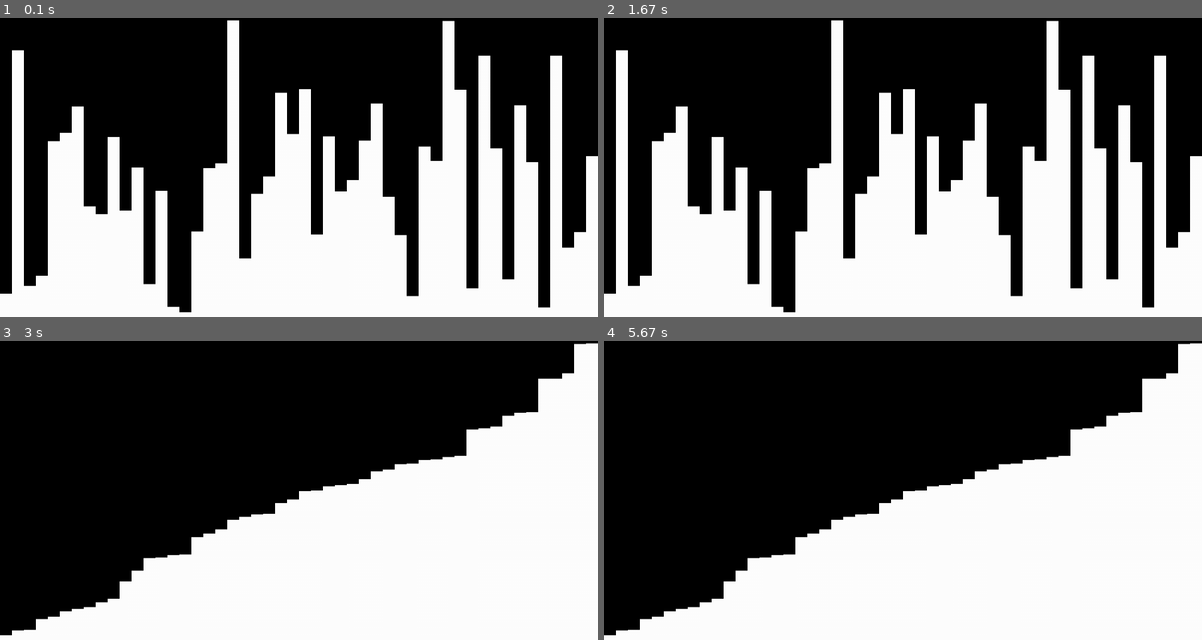
Above: before the commit, frames 1-4 (two rows, left to right).
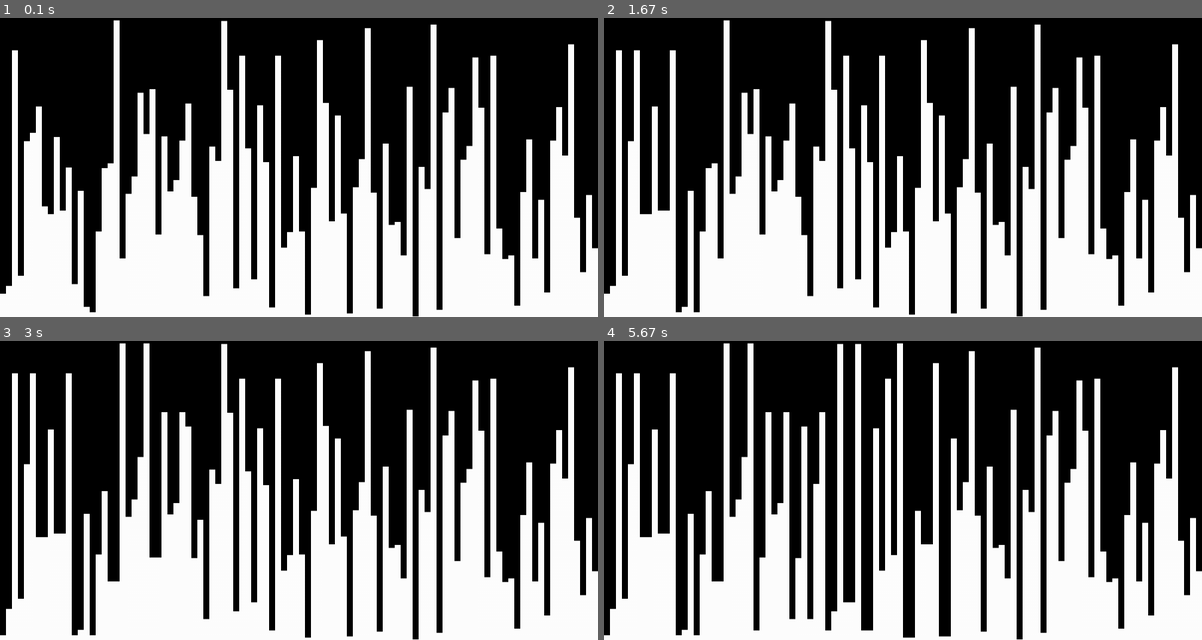
Above: after the commit, the same moments.

Repository: benwoo1110/A-List-of-Sorts
Game: pygame game, started from Algorithms/mergeSort.py
Two runs of this game, one before a commit and one after it. Both use one fixed random seed, a clock stepped at 60 frames per second and the inputs below.
Inputs:
- Up to frame 1 (0.1 s): no input
- Up to frame 2 (1.67 s): no input
- Up to frame 3 (3 s): no input
- Up to frame 4 (5.67 s): no input

The runs differ from the first frame. In frame 1, 30% of the frame differs, in the area x 1-100%, y 0-100%; in frame 2, 31%; in frame 3, 32%; in frame 4, 34%.

Commit message:
update mergesort animation

Diff:
--- a/Algorithms/mergeSort.py
+++ b/Algorithms/mergeSort.py
@@ -13,7 +13,7 @@
 
 # Declaring Variables
 heightList = []
-listLength = 50
+listLength = 100
 swap = False
 
 # coordinate for drawing
@@ -27,10 +27,14 @@
 # Displaying bars on the window
 
 
-def draw():
+def draw(arrList, start, end):
     global xList, y, heightList
+    # Update heightList
+    for i in (start, end):
+        heightList[i] = arrList[i-start]
+        print(heightList)
     window.fill(black)
-    for i in range(listLength):
+    for i in range(len(heightList)):
         pygame.draw.rect(
             window, white, (xList[i], 500-heightList[i], w, heightList[i]), 0)
 
@@ -43,63 +47,60 @@
 
 def update_draw():
     pygame.display.update()
-    pygame.time.Clock().tick(100000)
+    pygame.time.Clock().tick(10)
 
 # Algorithm
 
 
-def mergesort(heightList):
-    n = len(heightList)
-    n = int(n)
+def mergesort(arrList, start, end):
+    n = int(len(arrList))
     if (n <= 1):
-        return heightList
+        return arrList
+
     m = int(n//2)
-    first = heightList[:m]
-    second = heightList[m:]
+    first = arrList[:m]
+    second = arrList[m:]
     # print('---------')
     # print(first, second)
-    mergesort(first)
-    mergesort(second)
+
+    mergesort(first, start, m+start-1)
+    mergesort(second, m+start, end)
 
     i, j, k = 0, 0, 0
 
     while i < len(first) and j < len(second):
         if first[i] < second[j]:
-            heightList[k] = first[i]
+            arrList[k] = first[i]
             i += 1
         else:
-            heightList[k] = second[j]
+            arrList[k] = second[j]
             j += 1
 
         k += 1
 
-        draw()
-        update_draw()
-        buffer()
-        # print('1')
+
 
     while i < len(first):
-        heightList[k] = first[i]
+        arrList[k] = first[i]
         i += 1
         k += 1
 
-        draw()
-        update_draw()
-        buffer()
-        # print('2')
+
 
     while j < len(second):
-        heightList[k] = second[j]
+        arrList[k] = second[j]
         j += 1
         k += 1
 
-        draw()
-        update_draw()
-        buffer()
-        # print('3')
+    draw(arrList, start, end)
+    update_draw()
+    buffer()
+
+    # print(arrList)
+    #print(start, end)
 
 
-mergesort(heightList)
+mergesort(heightList, 0, listLength-1)
 
 # Sort ended
 
